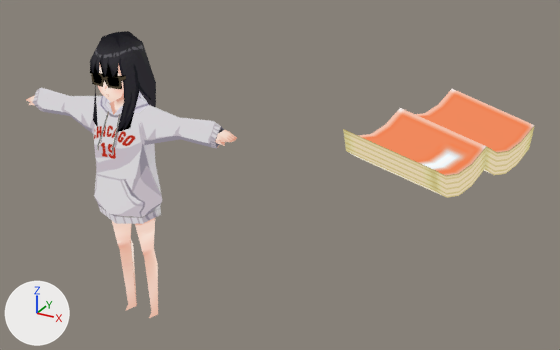
Renders of the glTF model godot/Tama._ver2.glb from each side of a commit.
Both versions are drawn from a 50 mm camera at (2.99, -3.49, 2.98) aimed at (0.86, 0.4, 1.04). The axes (+X, +Y, +Z) are drawn at lower left. The lights are the same throughout. The picture after the commit comes second. Both versions are drawn at full value of the shape key 'BS_MoutOpen' of 'Mesh.003'; the numbers are the values there. Vertices at exactly the same position are counted once.
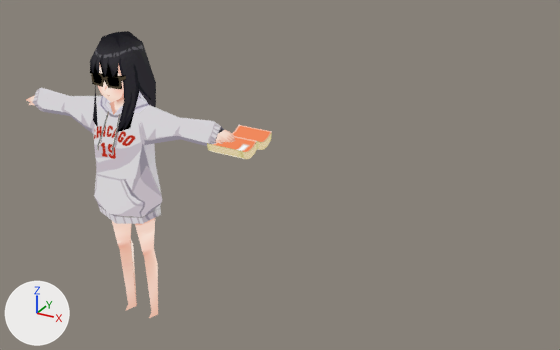
Location of each change, (x1, y1, x2, y2) in pixels of the pictures (560 x 350 px; the box of a moved part takes in the faces that stretch with it):
'Mesh.003', reshaped (52% narrower): before (26, 31, 535, 318); after (26, 31, 272, 318)
part 1 of me_mesh_003, moved or reshaped: before (343, 89, 535, 198); after (207, 125, 272, 159)

Edits to the bpy script that builds the scene:
```text
Change me_mesh_003:
    used by ob_mesh_003; location = (0.0, 0.0, 0.0)
    remove me_mesh_003.from_pydata(...)  # 334 vertices, 483 faces; spans x -0.8..2.26, y -0.25..0.84, z 0.0..1.93
    add me_mesh_003.from_pydata(...)  # 334 vertices, 483 faces; spans x -0.8..0.93, y -0.25..0.2, z 0.0..1.93
    me_mesh_003 part 1: the loose piece of 36 vertices spanning x 1.46..2.26, y -0.03..0.84, z 1.22..1.66 is multiplied about its middle by the matrix ((0.634, -0.319, 0.113), (-0.249, 0.616, -0.17), (0.215, -0.149, 0.433)), then moved by (-1.06, -0.38, -0.07)
```
